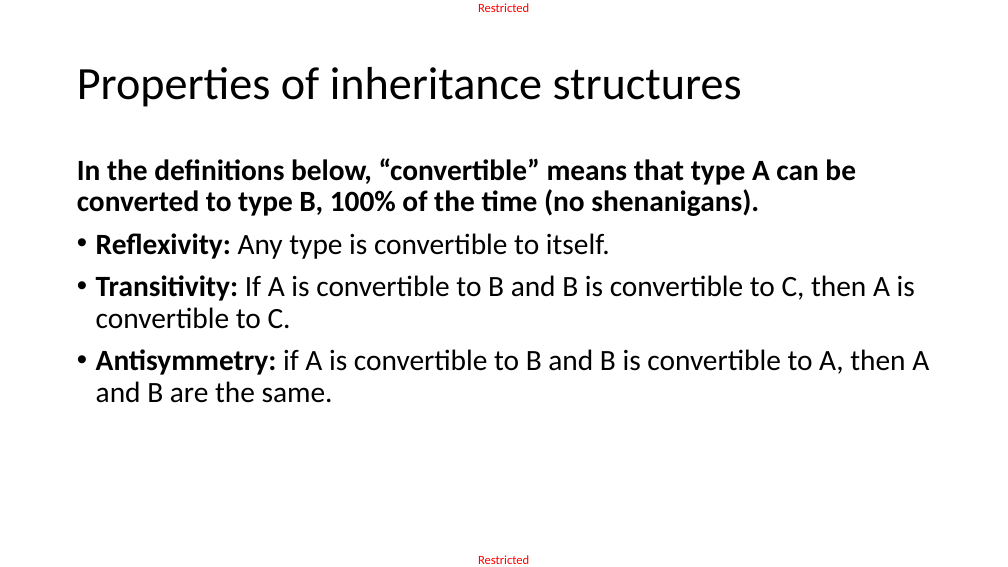
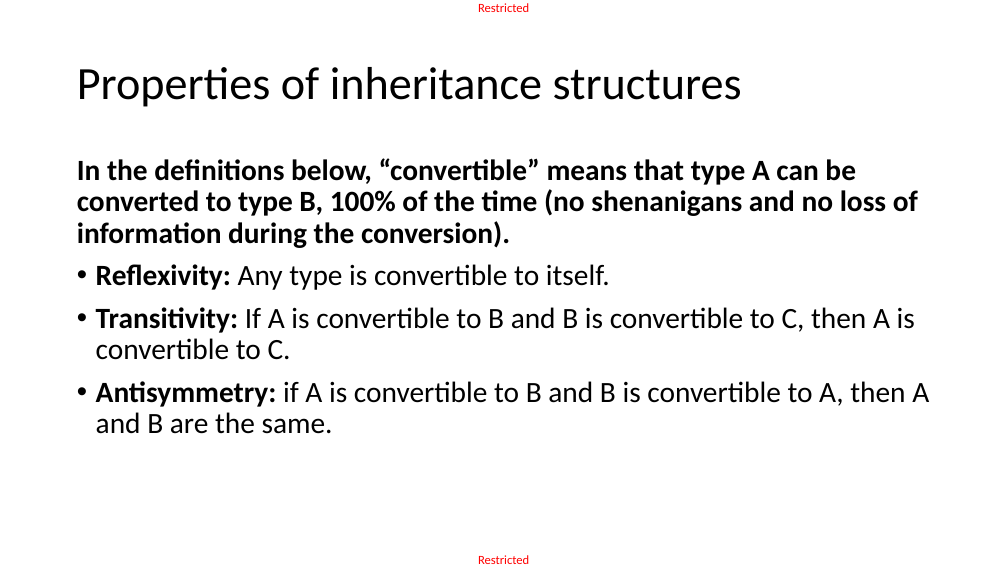
Before and after one commit to matthieudemari/SUTD_PLC_50_051, a slide deck: slide 43 of W11/W11S3 - Sem2/W11S3.pptx. Drawn at 1008x567 pixels with LibreOffice and Linux fonts; fonts in the diff are those of the drawing. Boxes give left, top, right and bottom in pixels: in the first picture for what was removed or moved away, otherwise in the second. Text is boxed around its words. In the diff, an @@ line names an element or a change of style, - is before the commit and + after.

```diff
--- a/W11/W11S3 - Sem2/W11S3.pptx
+++ b/W11/W11S3 - Sem2/W11S3.pptx
@@ text at (77,158,918,248): text changed @@
-In the definitions below, “convertible” means that type A can be converted to type B, 100% of the time (no shenanigans).
+In the definitions below, “convertible” means that type A can be converted to type B, 100% of the time (no shenanigans and no loss of information during the conversion).
```
Also in this commit, not shown: 3 other files.
